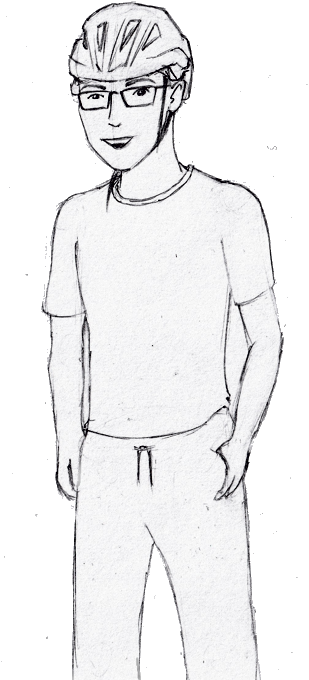
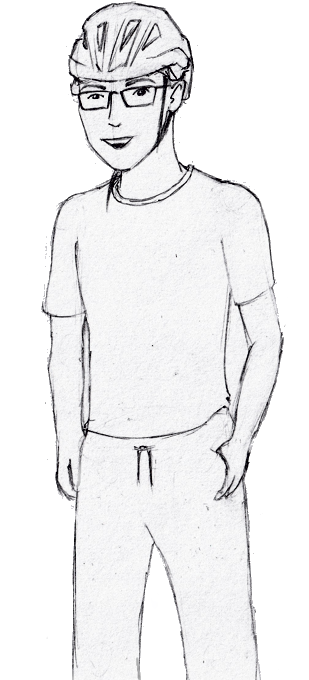
Revision of a layered 309px x 680px image; what changed, layer by layer:
renamed "Background" to "Dave", painted on it over 1, 16, 308, 670
